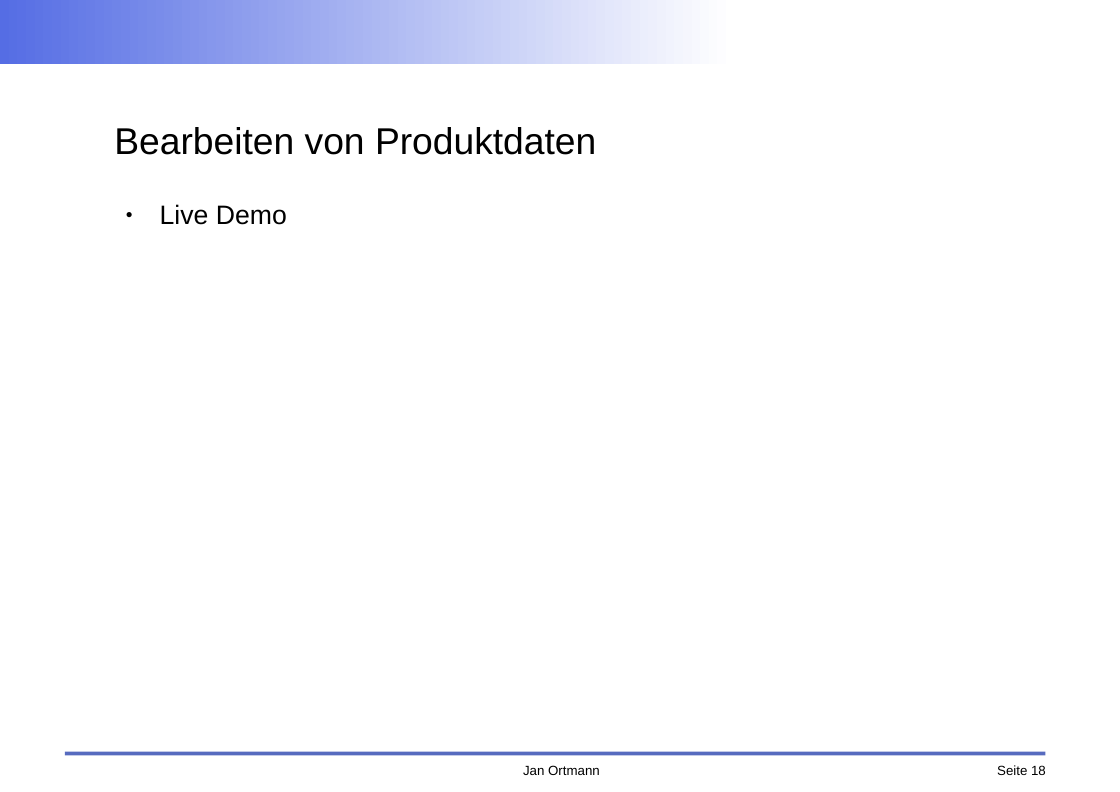
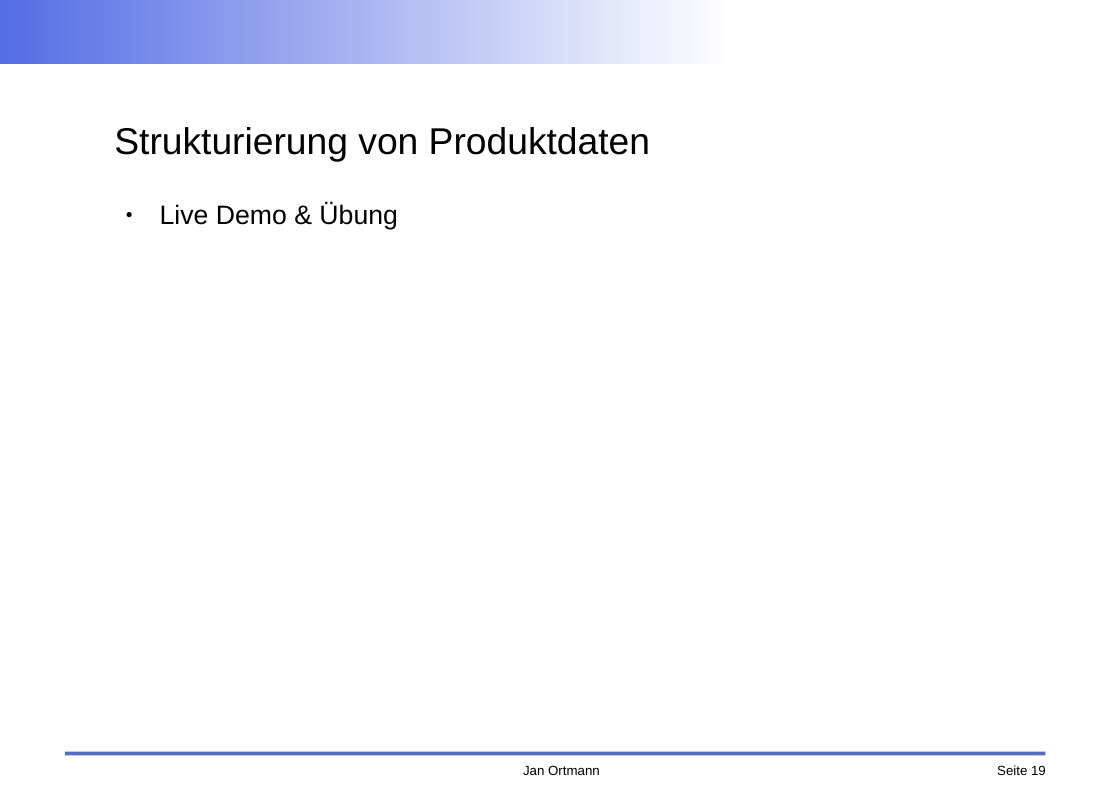
Before and after one commit to faktorips/faktorips.base, a slide deck: slide 19 of org.faktorips.doc/schulung/fachabteilung/FaktorIPS-Schulung FA Produktdefinition.odp (slide 18 before the commit). Drawn at 1120x792 pixels with LibreOffice and Linux fonts; fonts in the diff are those of the drawing; background and template pictures are left out. Boxes give left, top, right and bottom in pixels: in the first picture for what was removed or moved away, otherwise in the second. Text is boxed around its words. In the diff, an @@ line names an element or a change of style, - is before the commit and + after.

```diff
--- a/org.faktorips.doc/schulung/fachabteilung/FaktorIPS-Schulung FA Produktdefinition.odp
+++ b/org.faktorips.doc/schulung/fachabteilung/FaktorIPS-Schulung FA Produktdefinition.odp
@@ title at <box>114,127,650,162</box>: text changed @@
-Bearbeiten von Produktdaten
+Strukturierung von Produktdaten
@@ text at <box>160,204,397,230</box>: text changed @@
-● Live Demo
+● Live Demo & Übung
@@ page number at <box>997,765,1046,775</box>: text changed @@
-Seite 18
+Seite 19
```
Also in this commit, not shown: 6 other slides changed, 4 slides added, 13 other files.
